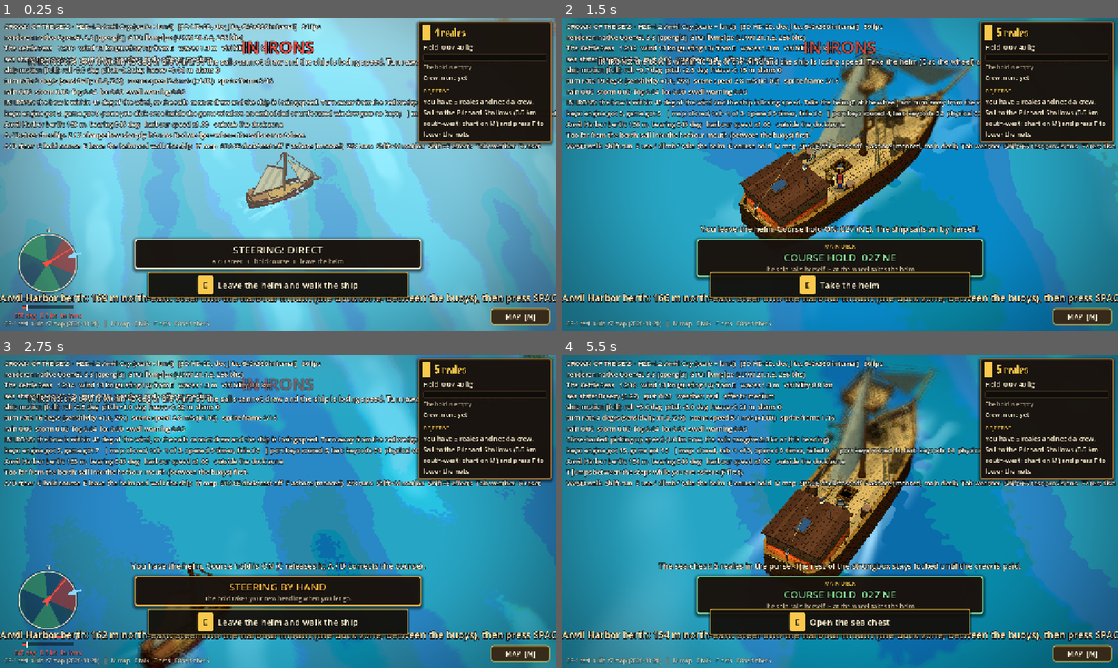
Above: before the commit, frames 1-4 (two rows, left to right).
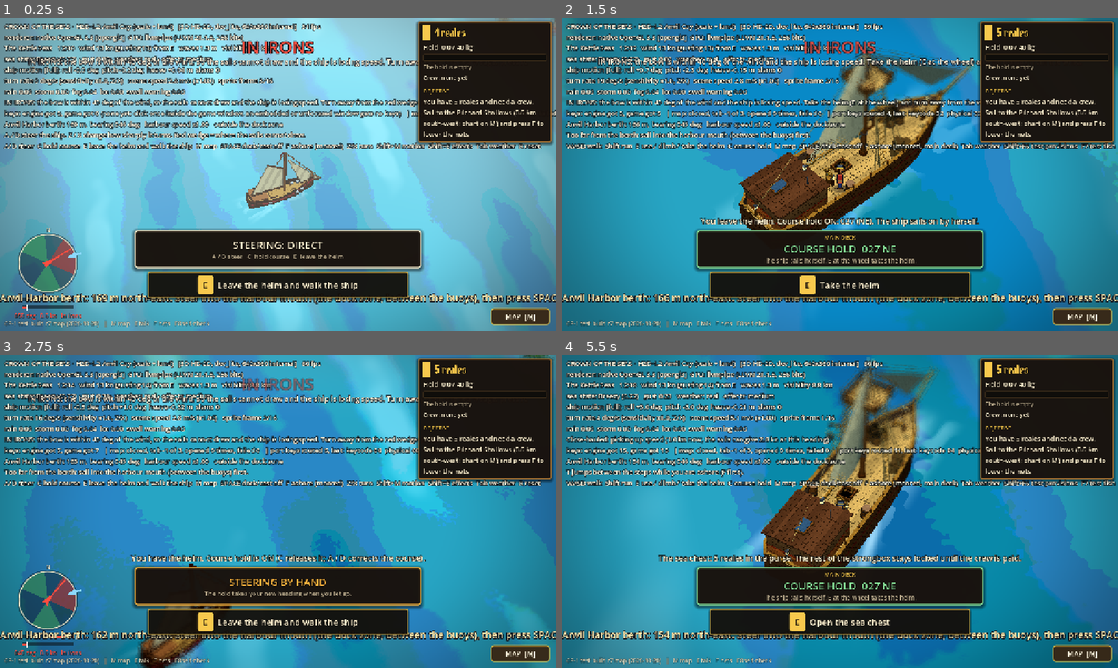
Above: after the commit, the same moments.

Repository: abdalrhmanelsyed500-sudo/Videos-motion
Game: Godot game, scene res://h2d/h2d0.tscn
Two runs of this game, one before a commit and one after it. Both use one fixed random seed, a clock stepped at 60 frames per second and the inputs below.
Inputs (mouse positions are in pixels of both pictures, inside the frame that each line leads up to):
- Up to frame 1 (0.25 s): no input
- Up to frame 2 (1.5 s): tap Enter at 0.5 s; move the mouse to (962, 158) at 0.52 s; hold D 0.53-1.25 s; tap E (ship_interact) at 0.6 s; click (962, 158) at 0.67 s; tap Space at 0.77, 1.07 s; drag from (728, 190) to (812, 237) at 1.27 s
- Up to frame 3 (2.75 s): move the mouse to (333, 442) at 2.02 s; hold D from 2.03 s (still down); tap E (ship_interact) at 2.1 s
- Up to frame 4 (5.5 s): release D at 2.75 s; drag from (812, 574) to (673, 464) at 2.77 s; move the mouse to (1006, 558) at 3.52 s; hold A 3.53-4.25 s; tap Enter at 3.6 s; tap Space at 3.77, 4.07 s; tap E (ship_interact) at 3.8, 5.3 s; drag from (673, 464) to (756, 433) at 4.27 s; move the mouse to (867, 511) at 5.02 s; hold S from 5.03 s (still down); tap T at 5.1 s; click (867, 511) at 5.17 s

The runs differ from the first frame. In frame 1, 3.2% of the frame differs, in the area x 23-77%, y 67-82%; in frame 2, 4.6%; in frame 3, 4.3%; in frame 4, 5.0%, in the area x 17-83%, y 54-84%.

Commit message:
CP2A: lighting/HUD overlap fixes, lint, deck_walk renderer scenario
Co-authored-by: arena-agent <297053741+arena-agent@users.noreply.github.com>

Diff:
--- a/pixel_pirates/game/h2d/h2d0.gd
+++ b/pixel_pirates/game/h2d/h2d0.gd
@@ -1,3 +1,4 @@
+# gdlint: disable=max-returns,max-line-length,max-file-lines,class-definitions-order
 extends Node
 ## H2D-0: one playable HD-2D ocean scene. The simulation is the validated E1 one (Ocean, SeaState, world clock, weather
 ## smoothing); only the PICTURE changed, behind the single SeaView interface (3D Compatibility path or 2D fallback).
--- a/pixel_pirates/game/h2d/sea_view_3d.gd
+++ b/pixel_pirates/game/h2d/sea_view_3d.gd
@@ -1,3 +1,4 @@
+# gdlint: disable=max-public-methods
 extends "res://h2d/sea_view.gd"
 ## HD-2D sailing view in the Compatibility renderer (decisions D1 to D3). A real 3D scene seen by a fixed north-up
 ## perspective camera (FOV 22 deg, pitch 48 deg), drawn into a SubViewport at the art grid and shown with nearest
--- a/pixel_pirates/game/h2d/shaders/ship_deck.gdshader
+++ b/pixel_pirates/game/h2d/shaders/ship_deck.gdshader
@@ -178,7 +178,7 @@
 	col *= 1.0 - 0.2 * h2d_rain * (1.0 - interior);
 	float lamp = lamp_term(lampA, l_pos) + lamp_term(lampB, l_pos) + lamp_term(lampC, l_pos) + lamp_term(lampD, l_pos);
 	float lamp_on = max(lamp_day, h2d_night);
-	col += pal * lamp_col * lamp * lamp_on * (0.5 + 0.5 * clamp(ndl + 0.5, 0.0, 1.0)) * 1.5;
+	col += pal * lamp_col * lamp * lamp_on * (0.5 + 0.5 * clamp(ndl + 0.5, 0.0, 1.0)) * 0.6;
 	if (m == 12) {
 		col = pal;
 	}
--- a/pixel_pirates/game/h2d/ship_deck_view.gd
+++ b/pixel_pirates/game/h2d/ship_deck_view.gd
@@ -1,3 +1,4 @@
+# gdlint: disable=max-line-length
 extends Node3D
 ## CP-2 Release A: the 3D model of the ship you can walk on: the main deck with the captain's cabin, the helm wheel, the fishing winch,
 ## the fish barrels, the mast, rigging and the crow's nest; the sleeping deck; the provisioning hold. It lives in the sea view's
@@ -24,7 +25,7 @@
 const WOOD_L := Color(0.58, 0.404, 0.18)
 const DECK_C := Color(0.70, 0.55, 0.33)
 const HULL_C := Color(0.36, 0.22, 0.13)
-const TRIM_R := Color(0.55, 0.16, 0.12)
+const TRIM_R := Color(0.40, 0.15, 0.11)
 const CABIN_C := Color(0.50, 0.33, 0.20)
 const ROOF_C := Color(0.33, 0.20, 0.13)
 const CANVAS_C := Color(0.93, 0.87, 0.70)
@@ -57,7 +58,7 @@
 var _store_units: Dictionary = {}
 
 
-static func C(c: Color, see := false) -> Color:
+static func tc(c: Color, see := false) -> Color:
 	return Color(c.r, c.g, c.b, SEE if see else 1.0)
 
 
@@ -170,14 +171,14 @@
 
 ## A rope ladder from the foot (u, v, y0) to the top (u, v, y1), rails 0.8 m apart along u.
 func _ladder(b: ShipMesh, u: float, v0: float, y0: float, v1: float, y1: float, rungs: int, see: bool) -> void:
-	var rope := C(ROPE_C, see)
+	var rope := tc(ROPE_C, see)
 	for du in [-0.4, 0.4]:
 		b.beam(ShipMesh.p(u + float(du), v0, y0), ShipMesh.p(u + float(du), v1, y1), 0.07, rope, ShipMesh.M_ROPE)
 	for k in range(1, rungs + 1):
 		var t := float(k) / float(rungs + 1)
 		var vv := lerpf(v0, v1, t)
 		var yy := lerpf(y0, y1, t)
-		b.beam(ShipMesh.p(u - 0.4, vv, yy), ShipMesh.p(u + 0.4, vv, yy), 0.06, C(WOOD_L, see), ShipMesh.M_TIMBER)
+		b.beam(ShipMesh.p(u - 0.4, vv, yy), ShipMesh.p(u + 0.4, vv, yy), 0.06, tc(WOOD_L, see), ShipMesh.M_TIMBER)
 
 
 ## A wooden ladder in a hatch: two rails and rungs, leaning from (u0, y0) at the foot to (u1, y1) at the top, v = +-0.3.
@@ -253,7 +254,7 @@
 		b.cyl(ShipMesh.p(Layout.MAST.x, Layout.MAST.y, float(yy)), 0.3, 0.1, 8, IRON_C, ShipMesh.M_IRON, -1.0, false, false)
 	b.box(ShipMesh.p(Layout.MAST.x, Layout.MAST.y, MAST_TOP + 0.1), Vector3(0.09, 0.14, 0.09), LAMP_C, ShipMesh.M_LAMP)
 	# a black pennant at the masthead (flat, pointing aft)
-	b.quad(ShipMesh.p(Layout.MAST.x - 0.1, 0.0, MAST_TOP - 0.1), ShipMesh.p(Layout.MAST.x - 1.6, 0.0, MAST_TOP - 0.25), ShipMesh.p(Layout.MAST.x - 0.1, 0.0, MAST_TOP - 0.6), ShipMesh.p(Layout.MAST.x - 0.1, 0.0, MAST_TOP - 0.1), C(Color(0.07, 0.07, 0.09), true), ShipMesh.M_CLOTH)
+	b.quad(ShipMesh.p(Layout.MAST.x - 0.1, 0.0, MAST_TOP - 0.1), ShipMesh.p(Layout.MAST.x - 1.6, 0.0, MAST_TOP - 0.25), ShipMesh.p(Layout.MAST.x - 0.1, 0.0, MAST_TOP - 0.6), ShipMesh.p(Layout.MAST.x - 0.1, 0.0, MAST_TOP - 0.1), tc(Color(0.07, 0.07, 0.09), true), ShipMesh.M_CLOTH)
 	# the helm pedestal; the wheel is a separate node (it turns)
 	_bx(b, Layout.HELM.x, Layout.HELM.y, F, 0.22, 0.22, 0.78, WOOD_M, ShipMesh.M_TIMBER)
 	_bx(b, Layout.HELM.x, Layout.HELM.y, F + 0.78, 0.26, 0.26, 0.06, WOOD_L, ShipMesh.M_TIMBER)
@@ -338,7 +339,7 @@
 func _build_rigging() -> void:
 	var b := ShipMesh.new()
 	var m := Layout.MAST
-	var rope := C(ROPE_C.darkened(0.08), true)
+	var rope := tc(ROPE_C.darkened(0.08), true)
 	# shrouds and ratline ladders on both sides; the starboard ladder at LADDER_BASE is the one you climb
 	for s in [-1.0, 1.0]:
 		var sd := float(s)
@@ -351,7 +352,7 @@
 	b.beam(ShipMesh.p(m.x, 0.0, MAST_TOP - 0.2), ShipMesh.p(14.6, 0.0, F + 2.15), 0.05, rope, ShipMesh.M_ROPE)
 	b.beam(ShipMesh.p(m.x, 0.0, MAST_TOP - 0.2), ShipMesh.p(-10.8, 0.0, F + 1.9), 0.045, rope, ShipMesh.M_ROPE)
 	# the jib: a triangle from the masthead to the bowsprit
-	var cream := C(CANVAS_C, true)
+	var cream := tc(CANVAS_C, true)
 	b.tri(ShipMesh.p(m.x + 0.3, 0.0, MAST_TOP - 0.9), ShipMesh.p(13.6, 0.0, F + 2.3), ShipMesh.p(9.2, 0.0, F + 2.9), cream, ShipMesh.M_CANVAS, Vector3(1.0, 0.0, 0.0))
 	b.tri(ShipMesh.p(m.x + 0.3, 0.0, MAST_TOP - 0.9), ShipMesh.p(13.6, 0.0, F + 2.3), ShipMesh.p(9.2, 0.0, F + 2.9), cream, ShipMesh.M_CANVAS, Vector3(-1.0, 0.0, 0.0))
 	_mesh_node(b, _m_open, _g_open)
@@ -363,11 +364,11 @@
 	var b := ShipMesh.new()
 	var nf := ShipMesh.new()
 	# the floor (own material: it dissolves only while you are NOT in the nest)
-	nf.box(ShipMesh.p(m.x, m.y, NEST_Y - 0.09), Vector3(h, 0.09, h), C(DECK_C, true), ShipMesh.M_DECK)
+	nf.box(ShipMesh.p(m.x, m.y, NEST_Y - 0.09), Vector3(h, 0.09, h), tc(DECK_C, true), ShipMesh.M_DECK)
 	for s in [-1.0, 1.0]:
-		b.beam(ShipMesh.p(m.x - h, float(s) * 0.5, NEST_Y - 0.25), ShipMesh.p(m.x + h, float(s) * 0.5, NEST_Y - 0.25), 0.14, C(WOOD_D, true), ShipMesh.M_TIMBER)
-	var col := C(WOOD_M, true)
-	var panel := C(Color(0.46, 0.30, 0.17), true)
+		b.beam(ShipMesh.p(m.x - h, float(s) * 0.5, NEST_Y - 0.25), ShipMesh.p(m.x + h, float(s) * 0.5, NEST_Y - 0.25), 0.14, tc(WOOD_D, true), ShipMesh.M_TIMBER)
+	var col := tc(WOOD_M, true)
+	var panel := tc(Color(0.46, 0.30, 0.17), true)
 	# rails: three sides closed with half panels, the starboard side open where the ladder arrives
 	for e in [-1.0, 1.0]:
 		var ed := float(e)
@@ -383,9 +384,9 @@
 	b.beam(ShipMesh.p(m.x + h, -h, NEST_Y + 1.0), ShipMesh.p(m.x + h, h, NEST_Y + 1.0), 0.07, col, ShipMesh.M_TIMBER)
 	b.beam(ShipMesh.p(m.x - h, h, NEST_Y + 1.0), ShipMesh.p(m.x - 0.55, h, NEST_Y + 1.0), 0.07, col, ShipMesh.M_TIMBER)
 	b.beam(ShipMesh.p(m.x + h, h, NEST_Y + 1.0), ShipMesh.p(m.x + 0.55, h, NEST_Y + 1.0), 0.07, col, ShipMesh.M_TIMBER)
-	b.beam(ShipMesh.p(m.x - 0.5, h, NEST_Y + 0.9), ShipMesh.p(m.x + 0.5, h + 0.1, NEST_Y + 0.9), 0.05, C(ROPE_C, true), ShipMesh.M_ROPE)
+	b.beam(ShipMesh.p(m.x - 0.5, h, NEST_Y + 0.9), ShipMesh.p(m.x + 0.5, h + 0.1, NEST_Y + 0.9), 0.05, tc(ROPE_C, true), ShipMesh.M_ROPE)
 	# a brass telescope on the floor and a small lantern
-	b.tube(ShipMesh.p(m.x - 0.6, -0.9, NEST_Y + 0.07), ShipMesh.p(m.x + 0.1, -0.7, NEST_Y + 0.07), 0.05, 6, C(Color(0.72, 0.55, 0.2), true), ShipMesh.M_IRON)
+	b.tube(ShipMesh.p(m.x - 0.6, -0.9, NEST_Y + 0.07), ShipMesh.p(m.x + 0.1, -0.7, NEST_Y + 0.07), 0.05, 6, tc(Color(0.72, 0.55, 0.2), true), ShipMesh.M_IRON)
 	b.box(ShipMesh.p(m.x + 0.9, -0.9, NEST_Y + 0.15), Vector3(0.1, 0.14, 0.1), LAMP_C, ShipMesh.M_LAMP)
 	_mesh_node(b, _m_open, _g_open)
 	_mesh_node(nf, _m_nest, _g_open)
@@ -400,7 +401,7 @@
 	bm.beam(Vector3(0.0, 0.0, BOOM_LEN), Vector3(0.0, 0.08, BOOM_LEN + 0.2), 0.12, IRON_C, ShipMesh.M_IRON)
 	var rows := 6
 	var cols := 6
-	var cream := C(CANVAS_C, true)
+	var cream := tc(CANVAS_C, true)
 	for r in rows:
 		var t0 := float(r) / float(rows)
 		var t1 := float(r + 1) / float(rows)
@@ -543,10 +544,10 @@
 		if h > 0.4:
 			for s in [-1.0, 1.0]:
 				_bx(b, u, float(s) * (h - 0.06), F, 0.08, 0.07, 2.1, WOOD_M, ShipMesh.M_TIMBER)
-			b.beam(ShipMesh.p(u, -h, F + 2.12), ShipMesh.p(u, h, F + 2.12), 0.16, C(WOOD_D, true), ShipMesh.M_TIMBER)
+			b.beam(ShipMesh.p(u, -h, F + 2.12), ShipMesh.p(u, h, F + 2.12), 0.16, tc(WOOD_D, true), ShipMesh.M_TIMBER)
 		u += 1.5
 	for s in [-1.0, 1.0]:
-		b.beam(ShipMesh.p(-8.0, float(s) * 1.45, F + 2.0), ShipMesh.p(7.5, float(s) * 1.45, F + 2.0), 0.13, C(WOOD_M, true), ShipMesh.M_TIMBER)
+		b.beam(ShipMesh.p(-8.0, float(s) * 1.45, F + 2.0), ShipMesh.p(7.5, float(s) * 1.45, F + 2.0), 0.13, tc(WOOD_M, true), ShipMesh.M_TIMBER)
 	# the mast comes down through the deck
 	b.cyl(ShipMesh.p(Layout.MAST.x, Layout.MAST.y, F), 0.3, 2.2, 8, WOOD_M, ShipMesh.M_TIMBER, 0.3, false, false)
 	for o in lay.call("obstacles", Layout.L_SLEEP):
@@ -631,7 +632,7 @@
 		if h > 0.4:
 			for s in [-1.0, 1.0]:
 				_bx(b, u, float(s) * (h - 0.06), F, 0.09, 0.08, 2.2, WOOD_M, ShipMesh.M_TIMBER)
-			b.beam(ShipMesh.p(u, -h, F + 2.2), ShipMesh.p(u, h, F + 2.2), 0.18, C(WOOD_D, true), ShipMesh.M_TIMBER)
+			b.beam(ShipMesh.p(u, -h, F + 2.2), ShipMesh.p(u, h, F + 2.2), 0.18, tc(WOOD_D, true), ShipMesh.M_TIMBER)
 		u += 1.6
 	# a keelson down the middle, dunnage boards, the mast step
 	_bx(b, 0.2, 0.0, F, 6.6, 0.1, 0.05, WOOD_D, ShipMesh.M_TIMBER)
--- a/pixel_pirates/game/h2d/ship_hud.gd
+++ b/pixel_pirates/game/h2d/ship_hud.gd
@@ -5,7 +5,7 @@
 ##   toast        one short message that fades (the chest, the barrels, the berths, "course hold ON")
 ##   info panel   a small modal list (the provisions hold, the fish barrels) that E, Esc or Space close; the game never waits on it
 ##   fade         a black layer the hatch transitions use
-## Layout at 1366x876 (bottom up): the existing dock label (-92..-52), prompt (-136..-98), status chip (-212..-146), toast (-268..-222).
+## Layout at 1366x876 (bottom up): the existing dock label (-92..-52), prompt (-136..-98), status chip (-232..-144), toast (-292..-240).
 ## Nothing here reads keys: the host (h2d0.gd) decides, so there is ONE input path. NOT YET RUN ON THE USER'S PC.
 const UiKit := preload("res://h2d/ui_kit.gd")
 const KIND_COLOR := {
@@ -47,8 +47,8 @@
 	_status.anchor_bottom = 1.0
 	_status.offset_left = -330.0
 	_status.offset_right = 330.0
-	_status.offset_top = -212.0
-	_status.offset_bottom = -146.0
+	_status.offset_top = -232.0
+	_status.offset_bottom = -144.0
 	var col := UiKit.box(true, 0)
 	col.alignment = BoxContainer.ALIGNMENT_CENTER
 	_status.add_child(col)
@@ -87,8 +87,8 @@
 	# toast
 	_toast = UiKit.label("", 18, UiKit.CREAM, 6)
 	_toast.set_anchors_preset(Control.PRESET_BOTTOM_WIDE)
-	_toast.offset_top = -268.0
-	_toast.offset_bottom = -222.0
+	_toast.offset_top = -292.0
+	_toast.offset_bottom = -240.0
 	_toast.horizontal_alignment = HORIZONTAL_ALIGNMENT_CENTER
 	_toast.vertical_alignment = VERTICAL_ALIGNMENT_BOTTOM
 	_toast.autowrap_mode = TextServer.AUTOWRAP_WORD_SMART
--- a/pixel_pirates/game/h2d/ship_mode.gd
+++ b/pixel_pirates/game/h2d/ship_mode.gd
@@ -1,3 +1,4 @@
+# gdlint: disable=max-returns,class-definitions-order
 extends RefCounted
 ## CP-2 Release A: the ship controller. Two modes, one ship:
 ##   NAV  = at the helm. A / D steer (or the course hold does), nothing else changes. The classic sailing view.
@@ -164,7 +165,7 @@
 
 
 ## E. Does the thing at the pirate's feet. The host handles the returned event (the map, the panels, the toasts).
-func interact(c: Dictionary) -> Dictionary:
+func interact(_c: Dictionary) -> Dictionary:
 	if mode != DECK:
 		return {"kind": "helm_leave", "id": "helm"}
 	if bool(walker.call("is_busy")):
--- a/pixel_pirates/game/h2d/ship_walker.gd
+++ b/pixel_pirates/game/h2d/ship_walker.gd
@@ -1,3 +1,4 @@
+# gdlint: disable=class-definitions-order
 extends RefCounted
 ## CP-2 Release A: the pirate walking aboard the moving ship. Pure logic (tests/test_ship_walker.gd runs it headless).
 ## The position is SHIP-LOCAL (u along the ship, v to starboard, see ship_layout.gd), so the ship's motion can never push the
--- a/pixel_pirates/game/tests/deck_flow.gd
+++ b/pixel_pirates/game/tests/deck_flow.gd
@@ -1,3 +1,4 @@
+# gdlint: disable=max-line-length
 extends SceneTree
 ## CP-2 Release A inside the REAL game scene (res://h2d/h2d0.tscn), with real key events:
 ##   godot --headless --fixed-fps 60 --path game --script res://tests/deck_flow.gd        (prints DECKFLOW n checks, m failed)
@@ -140,7 +141,7 @@
 	hold(KEY_W, false)
 	var hd1 := float(scene.get("_heading_disp"))
 	var p1: Vector2 = scene.get("_pos")
-	chk(absf(Layout_wrap(hd1 - hd0)) < 3.0, "walking does not turn the ship (%.1f -> %.1f)" % [hd0, hd1])
+	chk(absf(wrap_deg(hd1 - hd0)) < 3.0, "walking does not turn the ship (%.1f -> %.1f)" % [hd0, hd1])
 	chk(p0.distance_to(p1) > 5.0, "the ship keeps sailing while the pirate walks (%.1f m)" % p0.distance_to(p1))
 	chk(str(scene.get("_lab")) == "real", "W on deck does not cycle the weather lab")
 	var info: Dictionary = v3().call("deck_info")
@@ -160,7 +161,7 @@
 	chk(not bool(ap.get("engaged")), "C releases the hold at the helm")
 
 
-func Layout_wrap(a: float) -> float:
+func wrap_deg(a: float) -> float:
 	return fposmod(a + 180.0, 360.0) - 180.0
 
 
--- a/pixel_pirates/game/tests/test_ship_autopilot.gd
+++ b/pixel_pirates/game/tests/test_ship_autopilot.gd
@@ -1,3 +1,4 @@
+# gdlint: disable=max-line-length,unused-argument
 extends RefCounted
 ## CP-2 Release A: the course hold steers the REAL helm model (helm.gd) with the real tuning. Checks: it holds a heading with
 ## no input (a ship left alone keeps its course and speed), it turns to a new heading without overshoot, it never holds a
--- a/pixel_pirates/game/tests/test_ship_view.gd
+++ b/pixel_pirates/game/tests/test_ship_view.gd
@@ -1,3 +1,4 @@
+# gdlint: disable=max-line-length
 extends RefCounted
 ## CP-2 Release A: the 3D ship model builds, stays small (a few meshes, bounded vertices), follows the layout, and maps ship-local
 ## positions to the world correctly at any heading (the pirate is drawn there). Headless: no pixels are checked here (the
--- a/pixel_pirates/game/tests/test_ship_walker.gd
+++ b/pixel_pirates/game/tests/test_ship_walker.gd
@@ -1,3 +1,4 @@
+# gdlint: disable=max-line-length
 extends RefCounted
 ## CP-2 Release A: the on-ship walker. It lives in ship-local coordinates, so the ship's heading and motion cannot push it
 ## through anything. Checks speeds, screen-relative input at several headings, collision and sliding, the hatch transit
Not shown, changed: pixel_pirates/tools/godot_browser/render.mjs
Not shown, added: pixel_pirates/tools/godot_browser/scenarios/deck_walk.mjs
Not shown, changed: pixel_pirates/tools/godot_node/run_suite.sh
